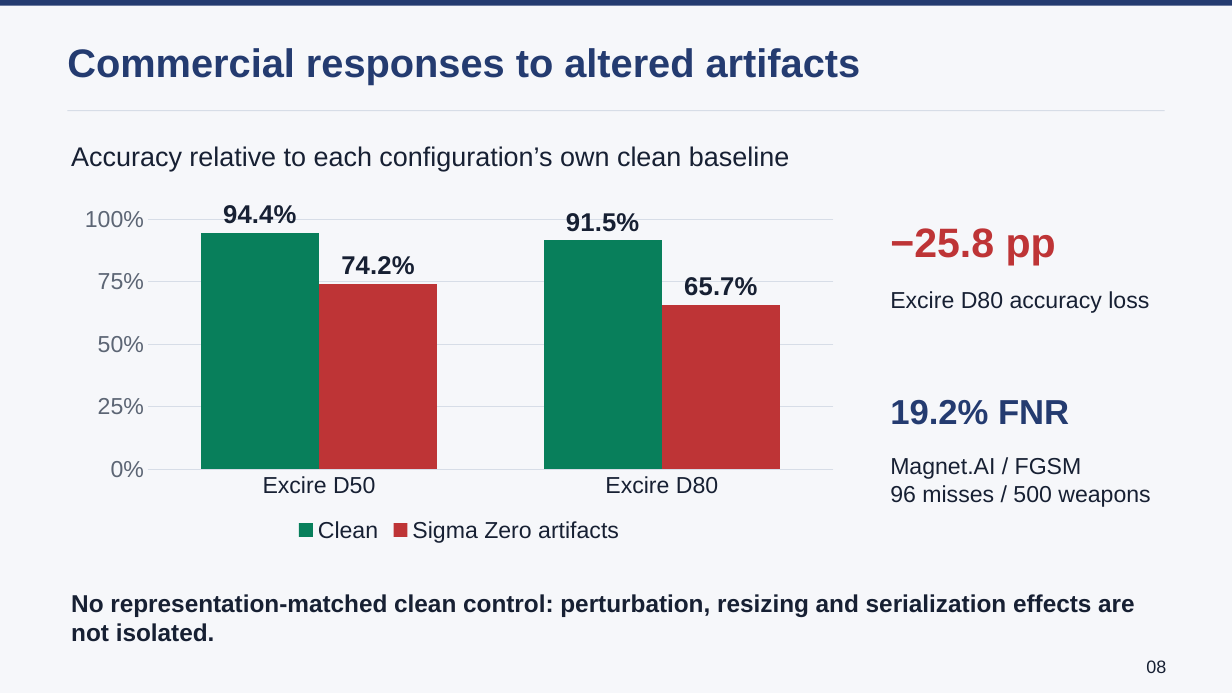
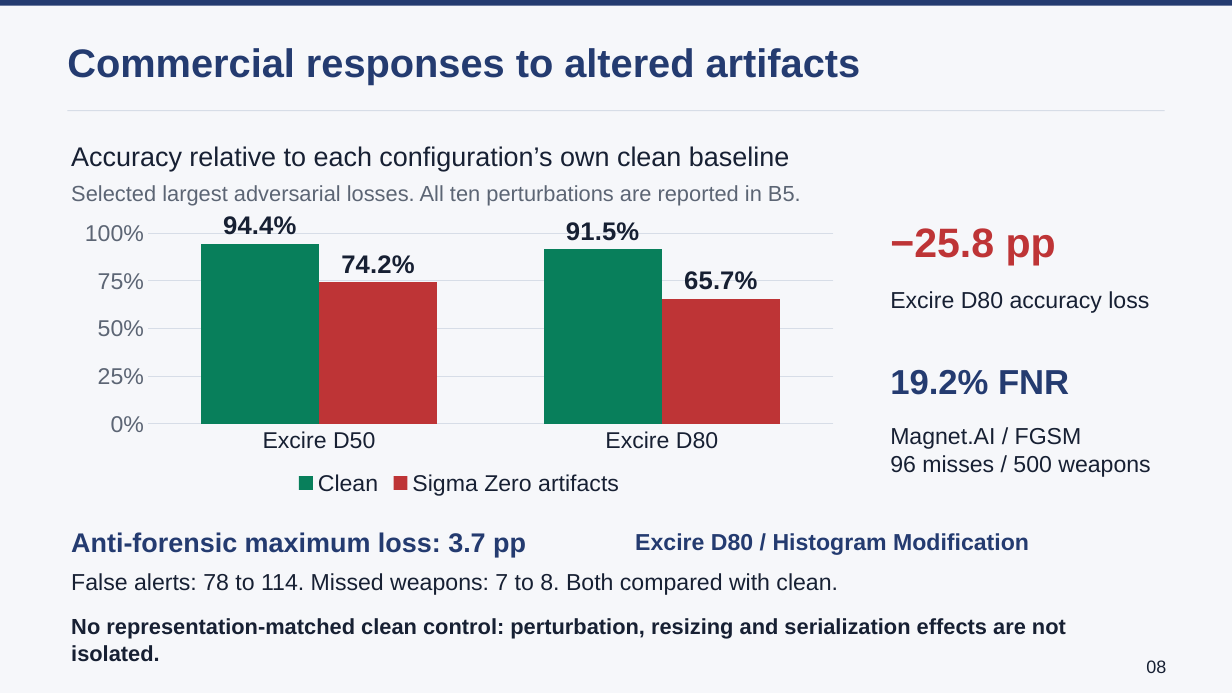
Before and after one commit to lmolinario/Molinario_Thesis_Defense_2026, a slide deck: slide 8 of Molinario_Thesis_Defense_2026.pptx. Drawn at 1232x693 pixels with LibreOffice and Linux fonts; fonts in the diff are those of the drawing. Boxes give left, top, right and bottom in pixels: in the first picture for what was removed or moved away, otherwise in the second. Text is boxed around its words. In the diff, an @@ line names an element or a change of style, - is before the commit and + after.

```diff
--- a/Molinario_Thesis_Defense_2026.pptx
+++ b/Molinario_Thesis_Defense_2026.pptx
@@ text added at (71, 185, 801, 206), 17 pt, text #5C6574 @@
+Selected largest adversarial losses. All ten perturbations are reported in B5.
@@ column chart: place and size @@
-column chart at (69, 200, 849, 548)
+column chart at (69, 212, 849, 500)
@@ text "19.2% FNR": place and size @@
-text "19.2% FNR" at (890, 400, 1069, 425)
+text "19.2% FNR" at (890, 370, 1069, 395)
@@ text "Magnet.AI / FGSM": place and size @@
-text "Magnet.AI / FGSM" at (890, 458, 1150, 507)
+text "Magnet.AI / FGSM" at (890, 428, 1150, 477)
@@ text added at (71, 532, 526, 557), 21 pt, text #243B70, bold @@
+Anti-forensic maximum loss: 3.7 pp
@@ text added at (635, 533, 1029, 555), 18 pt, text #243B70, bold @@
+Excire D80 / Histogram Modification
@@ text added at (71, 573, 838, 595), 18 pt, text #172033 @@
+False alerts: 78 to 114. Missed weapons: 7 to 8. Both compared with clean.
@@ text "No representation-matched clean control: perturbation, ...": place and size @@
-text "No representation-matched clean control: perturbation, ..." at (71, 594, 1135, 642)
+text "No representation-matched clean control: perturbation, ..." at (71, 618, 1066, 662)
@@ text "No representation-matched clean control: perturbation, ..." at (71, 618, 1066, 662): size 19 to 17 pt @@
```
Also in this commit, not shown: 3 other slides changed, 2 other files.
